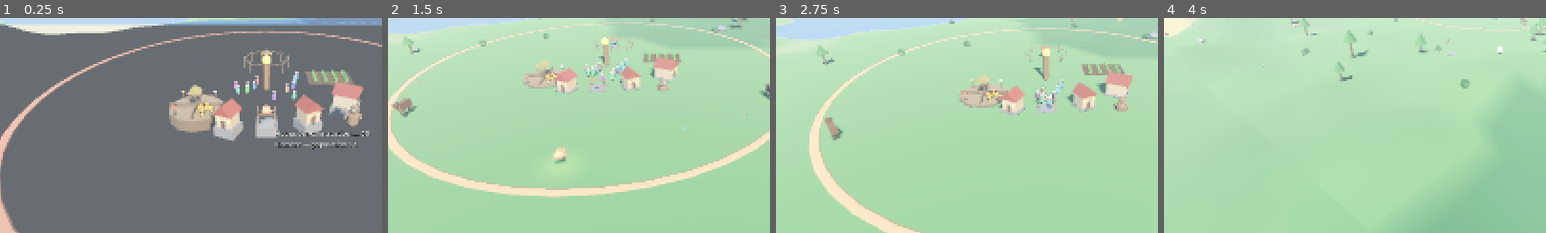
Above: before the commit, frames 1-4 (left to right).
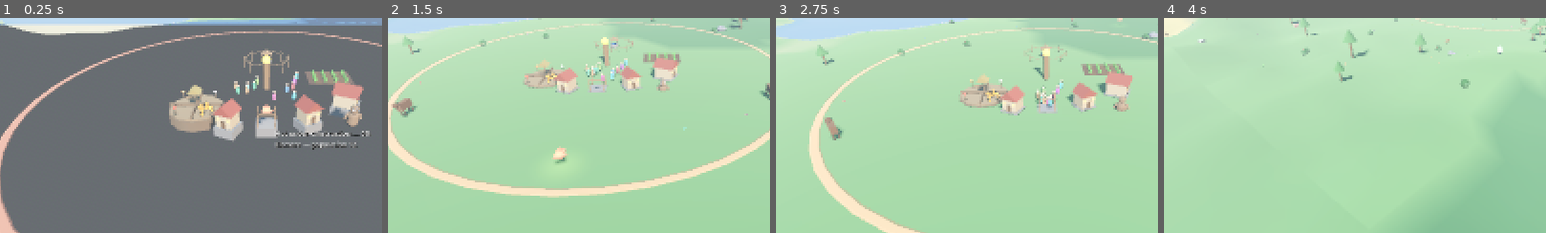
Above: after the commit, the same moments.

Repository: tjloman/tjloman
Game: Godot game, scene res://scenes/main.tscn
The game is run twice, just before and just after one commit, with the same random seed, the same clock (stepped at 60 frames per second) and the same inputs.
Inputs (mouse positions are % of the whole screen's width and height, from its top left):
- Up to frame 1 (0.25 s): no input
- Up to frame 2 (1.5 s): move the mouse to (72, 45) at 0.52 s; hold Right 0.53-1.25 s; hold S (cam_back) 0.53-1.25 s; click (72, 45) at 0.67 s; drag from (30, 55) to (45, 70) at 1.27 s
- Up to frame 3 (2.75 s): move the mouse to (60, 28) at 2.02 s; hold Right from 2.03 s (still down); hold A (cam_left) from 2.03 s (still down)
- Up to frame 4 (4 s): release Right at 2.75 s; release A (cam_left) at 2.75 s; drag from (45, 70) to (20, 35) at 2.77 s; move the mouse to (80, 65) at 3.52 s; hold Left from 3.53 s (still down); hold Q (cam_rotate_left) from 3.53 s (still down)
The pictures show only the part of the screen within x 15-65%, y 26-76%; the shares and areas given below are measured in that part.

The runs differ from the first frame. In frame 1, 0.2% of the frame differs, in the area x 61-78%, y 25-39%; in frame 2, 0.2%; in frame 3, 0.1%; in frame 4, nothing differs.

Commit message:
Sex framework for villagers: sex-specific models and names
Villagers already carry is_female (set at birth, driving courtship,
pregnancy, and the she/he of the hover), but everyone drew the same body and
name pool. Now sex has art and identity:

- Model lookup is sex-aware: a villager loads villager_female / villager_male
  if present, falling back to a generic villager model, then the primitive
  body. is_female is set at .new() (before _ready), so newborns and starter
  folk pick the right model and name automatically.
- Names split into FEMALE_NAMES / MALE_NAMES, drawn to match sex.
- The hover's life-stage word is now gendered: girl/boy, woman/man, elder.
- Added sex_word() and the model/name helpers.

No change to breeding — it was already sex-correct (only females conceive,
partners must be male). models/README documents villager_female/_male.

Co-Authored-By: Claude Opus 4.8 <noreply@anthropic.com>
Claude-Session: https://claude.ai/code/session_01NqBKfyc5c6bViy6kUi2S7P

Diff:
--- a/scripts/villager/villager.gd
+++ b/scripts/villager/villager.gd
@@ -19,10 +19,14 @@
 	FLEE, HELD, FALLING,
 }
 
-const NAMES := [
-	"Aldo", "Bess", "Cormac", "Dara", "Edwin", "Fen", "Greta", "Hobb",
-	"Isolde", "Jarek", "Kira", "Lomax", "Mabel", "Nol", "Opal", "Pip",
-	"Quill", "Rosa", "Sten", "Tilda", "Ulf", "Vera", "Wick", "Yara",
+## Names are drawn by sex, so a villager's name reads with its model.
+const FEMALE_NAMES := [
+	"Bess", "Dara", "Greta", "Isolde", "Kira", "Mabel",
+	"Opal", "Rosa", "Tilda", "Vera", "Yara", "Freya",
+]
+const MALE_NAMES := [
+	"Aldo", "Cormac", "Edwin", "Fen", "Hobb", "Jarek",
+	"Lomax", "Nol", "Pip", "Sten", "Ulf", "Wick",
 ]
 
 const WALK_SPEED := 3.0
@@ -96,7 +100,7 @@
 	add_to_group("pickable")
 	collision_layer = 2
 	collision_mask = 1
-	villager_name = NAMES[randi() % NAMES.size()]
+	villager_name = _random_name()
 
 	var col := CollisionShape3D.new()
 	var shape := CapsuleShape3D.new()
@@ -108,7 +112,9 @@
 
 	_visuals = Node3D.new()
 	add_child(_visuals)
-	var custom := ModelBank.instantiate("villager")
+	# Sex-specific art first (villager_female / villager_male), then a generic
+	# villager model, then the primitive body.
+	var custom := ModelBank.instantiate_any([_sex_model(), "villager"])
 	if custom != null:
 		# A custom villager model stands in for the whole body; the working
 		# "bend" animation just tilts it as one piece.
@@ -519,6 +525,24 @@
 
 func is_adult() -> bool:
 	return age >= ADULT_AGE
+
+
+## Sex framework ------------------------------------------------------------
+## `is_female` (set at birth) already drives courtship, pregnancy, and the
+## "she/he" of the hover. These give it a name and a model to match, so
+## custom male/female art and gendered names slot straight in.
+
+func _sex_model() -> String:
+	return "villager_female" if is_female else "villager_male"
+
+
+func _random_name() -> String:
+	var pool := FEMALE_NAMES if is_female else MALE_NAMES
+	return pool[randi() % pool.size()]
+
+
+func sex_word() -> String:
+	return "woman" if is_female else "man"
 
 
 ## Interest reawakens at adulthood and stays high while the body is fed
@@ -1251,7 +1275,13 @@
 ## Descriptions --------------------------------------------------------------
 
 func hover_text() -> String:
-	var stage := "child" if age < ADULT_AGE else ("elder" if age >= ELDER_AGE else "adult")
+	var stage: String
+	if age < ADULT_AGE:
+		stage = "girl" if is_female else "boy"
+	elif age >= ELDER_AGE:
+		stage = "elder"
+	else:
+		stage = "woman" if is_female else "man"
 	var extra := ", pregnant" if pregnant else ""
 	if home == null:
 		extra += ", HOMELESS"
Not shown, changed: models/README.md
